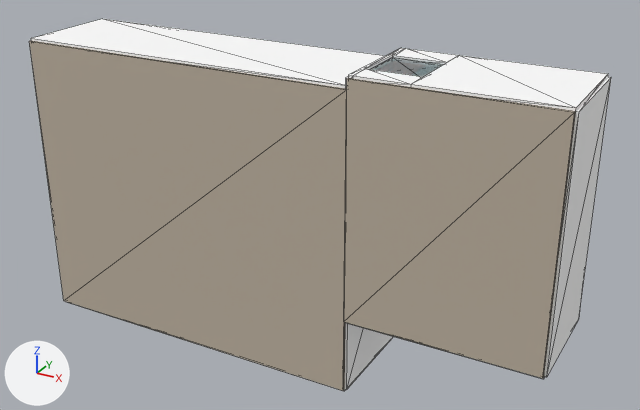
The glTF model frontend/labs/fly-world/assets/fly-house.glb: old version first, new version second.
Both versions are drawn from a 50 mm lens placed at (13.45, -19.89, 9.56), pointed at (3.1, -1.07, 0.15). The lights are fixed; the arrows at lower left show +X, +Y and +Z. The picture after the commit comes second. Mesh edges are drawn as thin lines. Where no turn or scale is listed for an object, it has been applied to the vertices.

Names of what the first picture shows: 'CEILING__bed', 'CEILING__main', 'WALL__bed__east', 'WALL__bed__north_b', 'WALL__bed__north_head', 'WALL__bed__north_sill', 'WALL__main__east_a', 'WALL__main__north', 'bedroom-window' and 3 more.
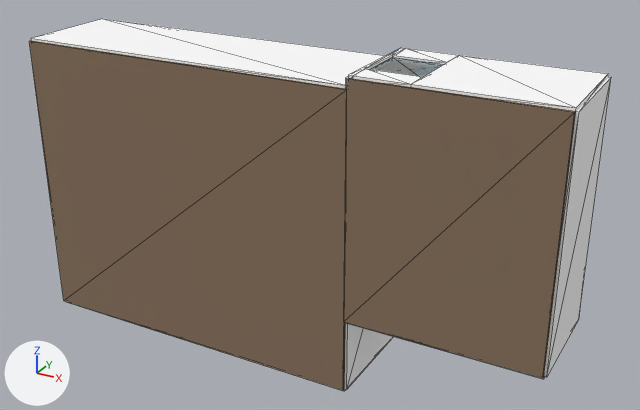
Location of each change, [x1, y1, x2, y2] in pixels of the pictures (640 x 410 px):
'CEILING__main', recoloured (light grey to brown)
    both: [29, 41, 347, 391]
'CEILING__bed', recoloured (light grey to brown)
    both: [344, 78, 576, 378]

The change, as a diff of the scene's bpy script:
```diff
--- a/frontend/labs/fly-world/assets/fly-house.glb.py
+++ b/frontend/labs/fly-world/assets/fly-house.glb.py
@@ mat_aged_plaster_shadow_v2 @@
 mat_aged_plaster_shadow_v2 = principled_material('aged-plaster-shadow-v2')
-mat_aged_plaster_shadow_v2.base_color = (0.52, 0.45, 0.36)  # light grey #bfb3a2
+mat_aged_plaster_shadow_v2.base_color = (0.25, 0.17, 0.11)  # brown #89735d
 mat_aged_plaster_shadow_v2.roughness = 0.98
```
